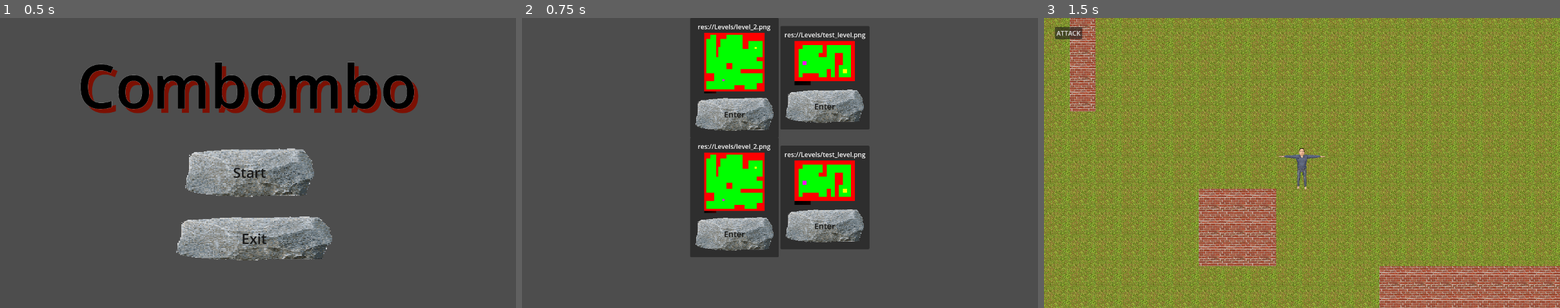
Above: before the commit, frames 1-3 (left to right).
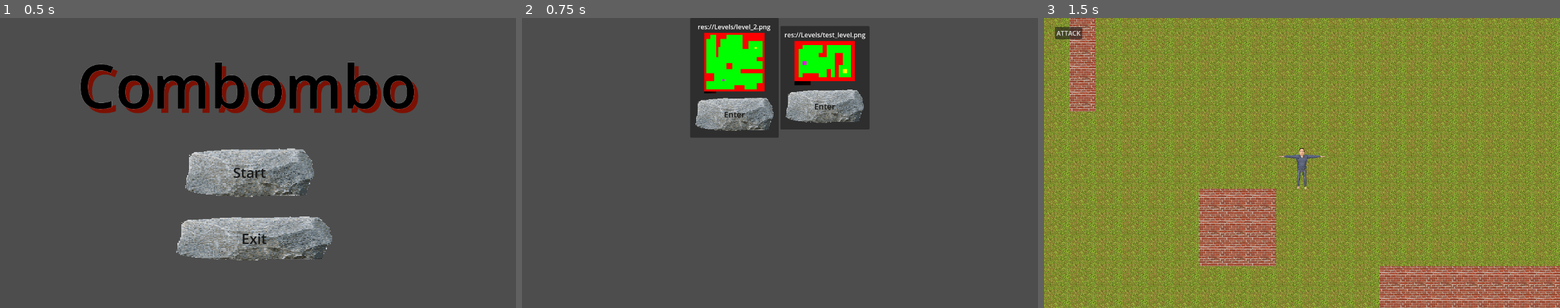
Above: after the commit, the same moments.

Repository: MaxWesterlund/Combombo
Game: Godot game, scene res://Scenes/Menus/Menu.tscn
Two runs of this game, one before a commit and one after it. Both use one fixed random seed, a clock stepped at 60 frames per second and the inputs below.
Inputs (mouse positions are in pixels of both pictures, inside the frame that each line leads up to):
- Up to frame 1 (0.5 s): no input
- Up to frame 2 (0.75 s): click (769, 171) at 0.5 s
- Up to frame 3 (1.5 s): click (1255, 113) at 1.27 s

Frame 1 is identical in both runs. In frame 2, 13% of the frame differs, in the area x 32-68%, y 41-83%; in frame 3, nothing differs.

Commit message:
import .png in editor, .import outside

Diff:
--- a/Scenes/Menus/level_select.gd
+++ b/Scenes/Menus/level_select.gd
@@ -15,8 +15,9 @@
 		var file_name = dir.get_next()
 		while file_name != "":
 			var search = format_exp.search(file_name).get_string()
-			if search == ".png":
-				add_level("res://Levels/" + file_name)
+			if OS.has_feature("editor"):
+				if search == ".png":
+					add_level("res://Levels/" + file_name)
 			elif search == ".import":
 				add_level("res://Levels/" + file_name.replace(".import", ""))
 			file_name = dir.get_next()
